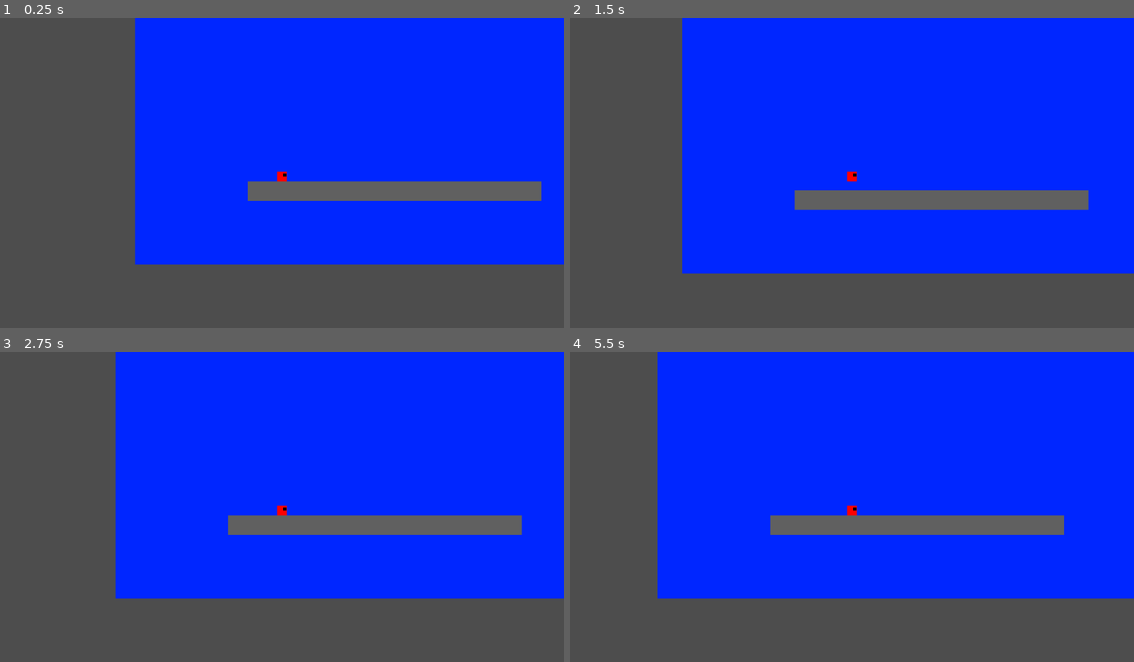
Above: before the commit, frames 1-4 (two rows, left to right).
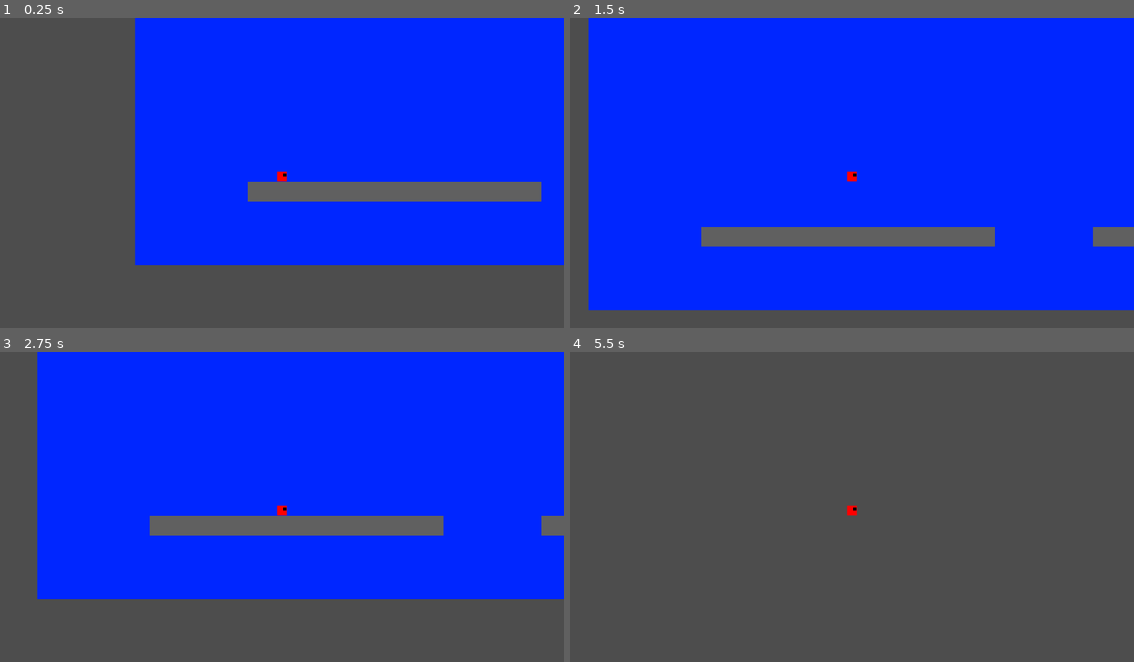
Above: after the commit, the same moments.

Repository: aduImperfect/SquarePlatformer
Game: Godot game, scene res://TSCN/main.tscn
The game is run twice, just before and just after one commit, with the same random seed, the same clock (stepped at 60 frames per second) and the same inputs.
Inputs:
- Up to frame 1 (0.25 s): no input
- Up to frame 2 (1.5 s): tap Enter at 0.5 s; hold Right from 0.53 s (still down); tap Up at 0.77 s
- Up to frame 3 (2.75 s): tap Up at 1.52 s; release Right at 2.03 s; hold Left from 2.03 s (still down)
- Up to frame 4 (5.5 s): release Left at 2.78 s; hold Right 2.78-4.28 s; tap Up at 3.02, 3.77, 4.52 s; hold Left 4.28-5.03 s; hold Right from 5.03 s (still down)

The runs differ from the first frame. In frame 1, 0.4% of the frame differs, in the area x 23-100%, y 52-80%; in frame 2, 32%; in frame 3, 14%; in frame 4, 64%, in the area x 15-100%, y 0-80%.

Commit message:
- Shifted to using CharacterBody instead of Rigidbody 2D and then found is_on_floor() call - Updated usage of values for up and horiz speeds to smoothen out the jump past a chasm.

Diff:
--- a/square-platformer/TSCN/player.tscn
+++ b/square-platformer/TSCN/player.tscn
@@ -3,28 +3,28 @@
 [ext_resource type="Texture2D" uid="uid://cwy3uk4nom1jd" path="res://Textures/Player.png" id="1_mc0db"]
 [ext_resource type="Script" uid="uid://vwtq600ko2nm" path="res://TSCN/player_input_mgr.gd" id="2_ljt5j"]
 
+[sub_resource type="RectangleShape2D" id="RectangleShape2D_mc0db"]
+
 [sub_resource type="PhysicsMaterial" id="PhysicsMaterial_mc0db"]
 friction = 0.5
 
-[sub_resource type="RectangleShape2D" id="RectangleShape2D_mc0db"]
-
 [node name="Player" type="Node2D" unique_id=385360104]
 
-[node name="PlayerRB2D" type="RigidBody2D" parent="." unique_id=1738796308]
-physics_material_override = SubResource("PhysicsMaterial_mc0db")
-lock_rotation = true
+[node name="PlayerCB2D" type="CharacterBody2D" parent="." unique_id=294312982]
 script = ExtResource("2_ljt5j")
 
-[node name="PlayerCam" type="Camera2D" parent="PlayerRB2D" unique_id=882110774]
+[node name="PlayerCam" type="Camera2D" parent="PlayerCB2D" unique_id=882110774]
 
-[node name="PlayerCS2D" type="CollisionShape2D" parent="PlayerRB2D" unique_id=1836028655]
+[node name="PlayerCS2D" type="CollisionShape2D" parent="PlayerCB2D" unique_id=1836028655]
 scale = Vector2(1.05, 1.05)
 shape = SubResource("RectangleShape2D_mc0db")
 debug_color = Color(0.96862745, 0.98039216, 0.9647059, 0.5254902)
 
-[node name="Player" type="Sprite2D" parent="PlayerRB2D" unique_id=1804753450]
+[node name="Player" type="Sprite2D" parent="PlayerCB2D" unique_id=1804753450]
 scale = Vector2(0.025, 0.025)
 texture = ExtResource("1_mc0db")
 
-[connection signal="body_entered" from="PlayerRB2D" to="PlayerRB2D" method="_on_body_entered"]
-[connection signal="body_exited" from="PlayerRB2D" to="PlayerRB2D" method="_on_body_exited"]
+[node name="PlayerRB2D" type="RigidBody2D" parent="." unique_id=1738796308 groups=["Player"]]
+visible = false
+physics_material_override = SubResource("PhysicsMaterial_mc0db")
+lock_rotation = true
--- a/square-platformer/TSCN/player_input_mgr.gd
+++ b/square-platformer/TSCN/player_input_mgr.gd
@@ -1,7 +1,9 @@
-extends RigidBody2D
+extends CharacterBody2D
 
 #@export var forward_vector : Vector2 = global_transform.x
 #@export var up_vector : Vector2 = -global_transform.y
+
+@export var gravity = ProjectSettings.get_setting("physics/2d/default_gravity")
 
 @export var up_speed : float = 0.0
 @export var horiz_speed : float = 0.0
@@ -22,18 +24,18 @@
 func _process(_delta: float) -> void:
 	if no_input == true:
 		if horiz_speed < -0.1:
-			horiz_speed += _delta * 20.0
+			horiz_speed += _delta * 100.0
 		elif  horiz_speed > 0.1:
-			horiz_speed -= _delta * 20.0
+			horiz_speed -= _delta * 100.0
 		else:
 			horiz_speed = 0.0
 
 	if is_jumping == true && grounded == true:
-		up_speed = 300.0
+		up_speed = 500.0
 		grounded = false
 	elif grounded == false:
 		if up_speed > 0.1:
-			up_speed -= _delta * 200.0
+			up_speed -= _delta * 100.0
 		else:
 			up_speed = 0.0
 
@@ -43,12 +45,20 @@
 	position.x += _delta * horiz_speed
 	position.y -= _delta * up_speed
 
+	if not is_on_floor():
+		grounded = false
+		velocity.y += gravity * _delta
+	else:
+		grounded = true
+		up_speed = 0.0
+
+	move_and_slide()
 
 func _input(_event: InputEvent) -> void:
 	if _event is InputEventKey and _event.keycode == KEY_LEFT:
 		if _event.is_pressed():
 			#print("LEFT KEY PRESSED")
-			horiz_speed = -50.0
+			horiz_speed = -250.0
 			no_input = false
 		else:
 			no_input = true
@@ -56,7 +66,7 @@
 	if _event is InputEventKey and _event.keycode == KEY_RIGHT:
 		if _event.is_pressed():
 			#print("RIGHT KEY PRESSED")
-			horiz_speed = 50.0
+			horiz_speed = 250.0
 			no_input = false
 		else:
 			no_input = true
@@ -66,14 +76,3 @@
 			is_jumping = true
 		else:
 			is_jumping = false
-
-func _on_body_entered(_body: Node) -> void:
-	if _body.get_groups()[0] == "GROUND":
-		print("I AM ON THE GROUND AGAIN!")
-		grounded = true
-		up_speed = 0.0
-
-func _on_body_exited(_body: Node) -> void:
-	if _body.get_groups()[0] == "GROUND":
-		print("UP I GO!!")
-		grounded = false
